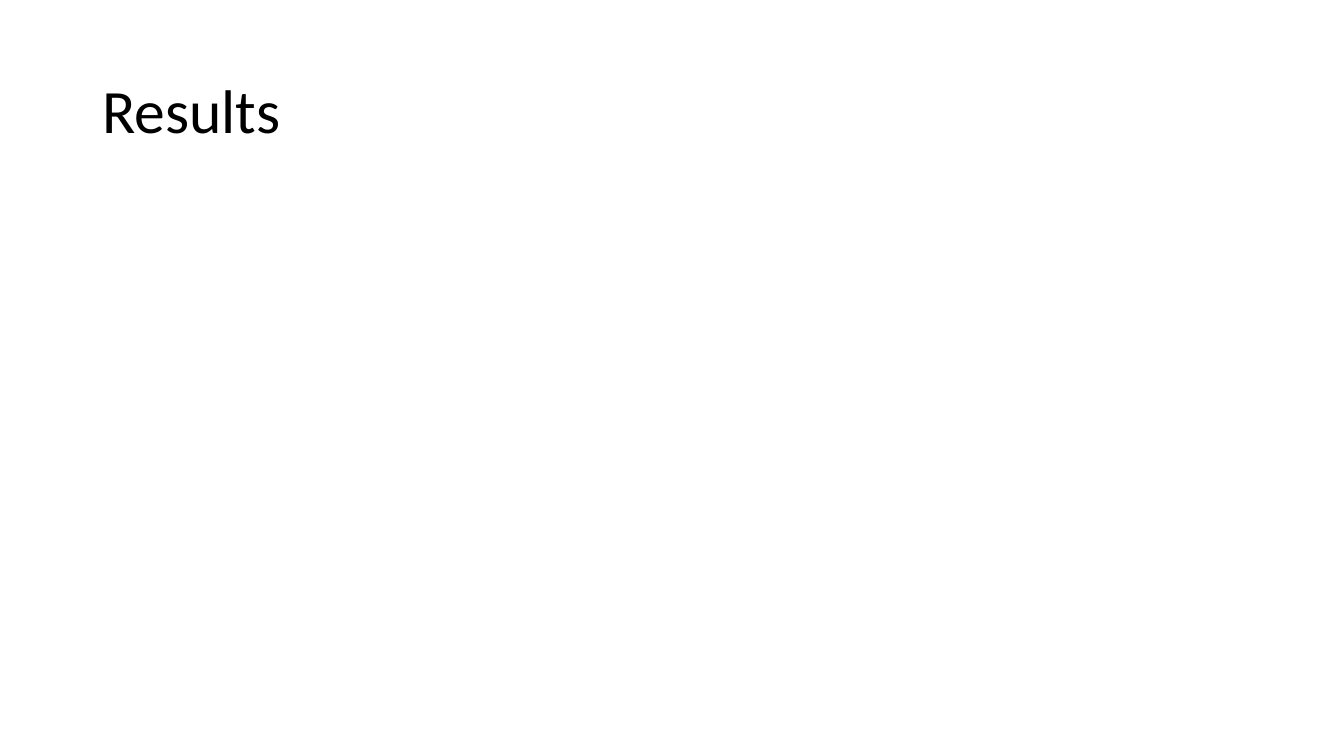
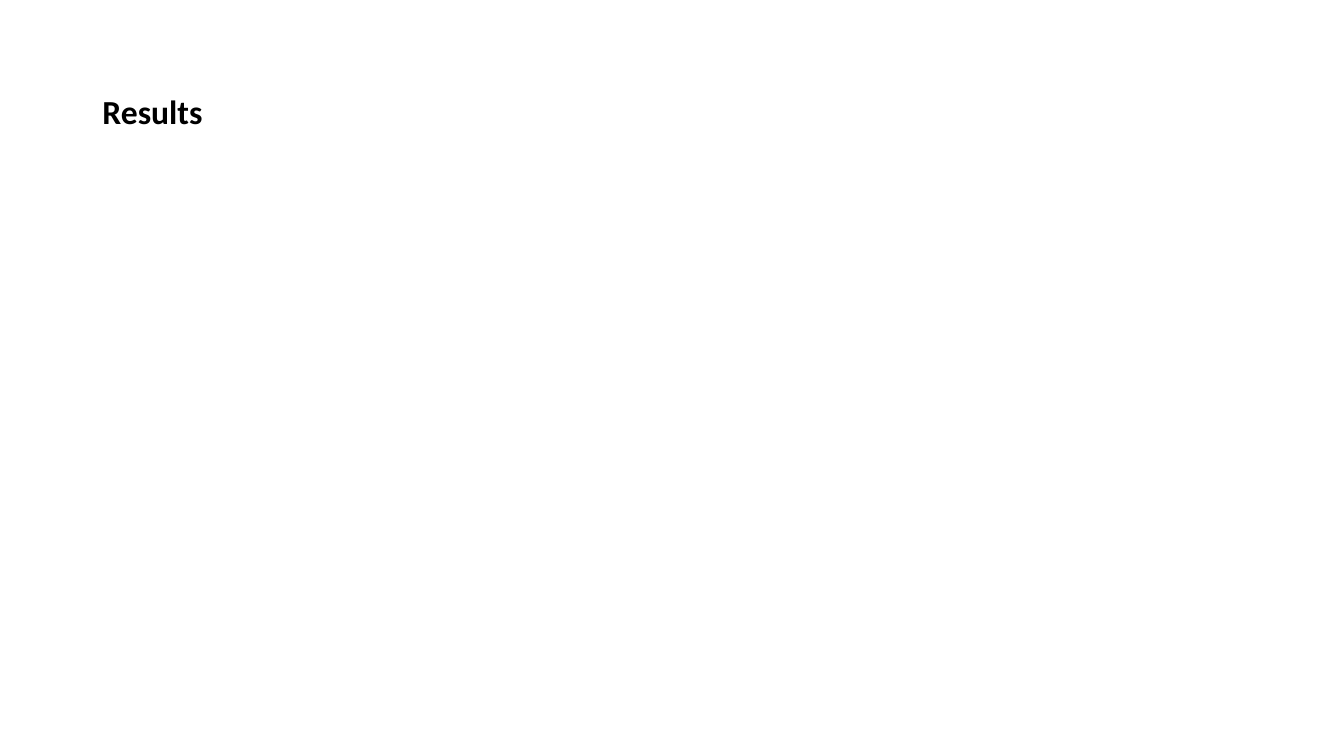
Before and after one commit to boabangf/GNN_RL_gene_trajectory_perturbation, a slide deck: slide 21 of ppt slides for omic codeathon (1) (1).pptx. Drawn at 1344x756 pixels with LibreOffice and Linux fonts; fonts in the diff are those of the drawing. Boxes give left, top, right and bottom in pixels: in the first picture for what was removed or moved away, otherwise in the second. Text is boxed around its words. In the diff, an @@ line names an element or a change of style, - is before the commit and + after.

```diff
--- a/ppt slides for omic codeathon (1) (1).pptx
+++ b/ppt slides for omic codeathon (1) (1).pptx
@@ title "Results" at (x1=102, y1=100, x2=202, y2=125): size 44 to 24 pt, bold on @@
```
Also in this commit, not shown: 11 other slides changed, 1 slide added.
